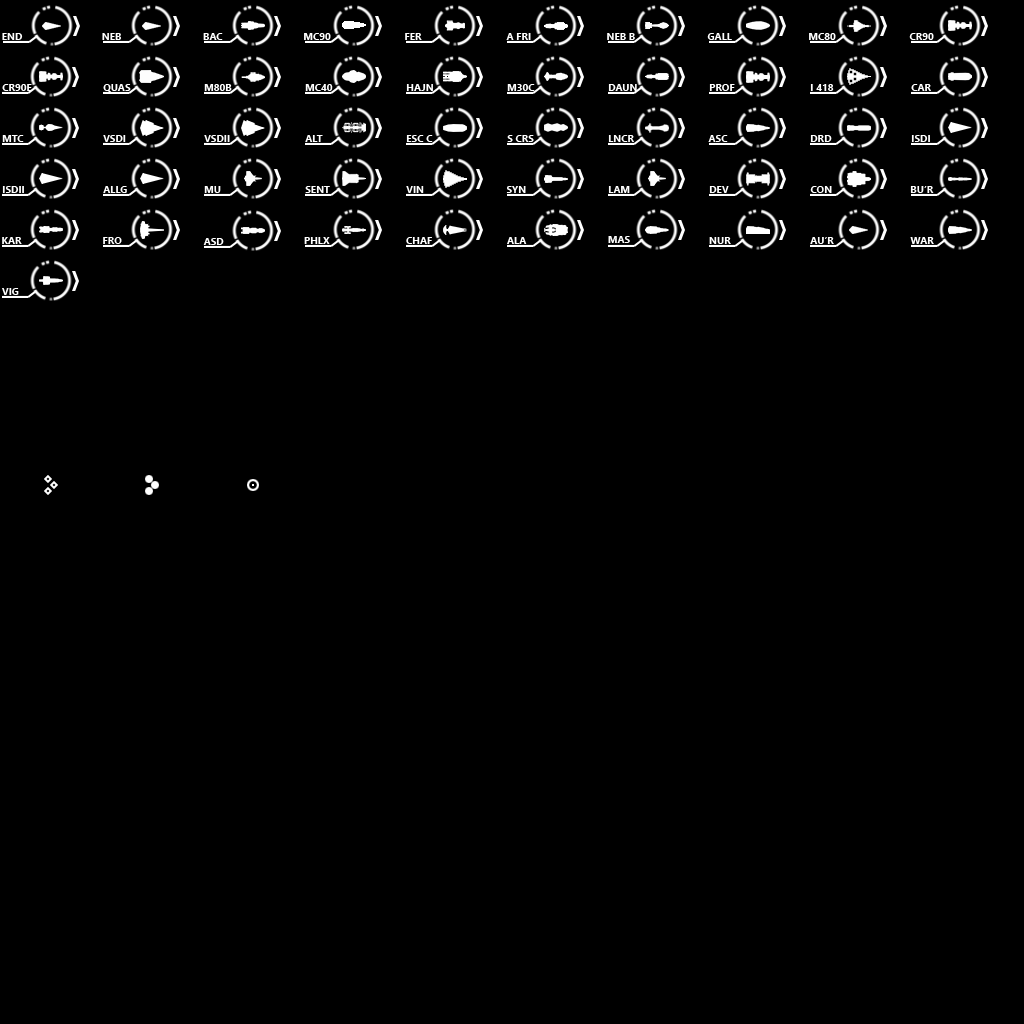
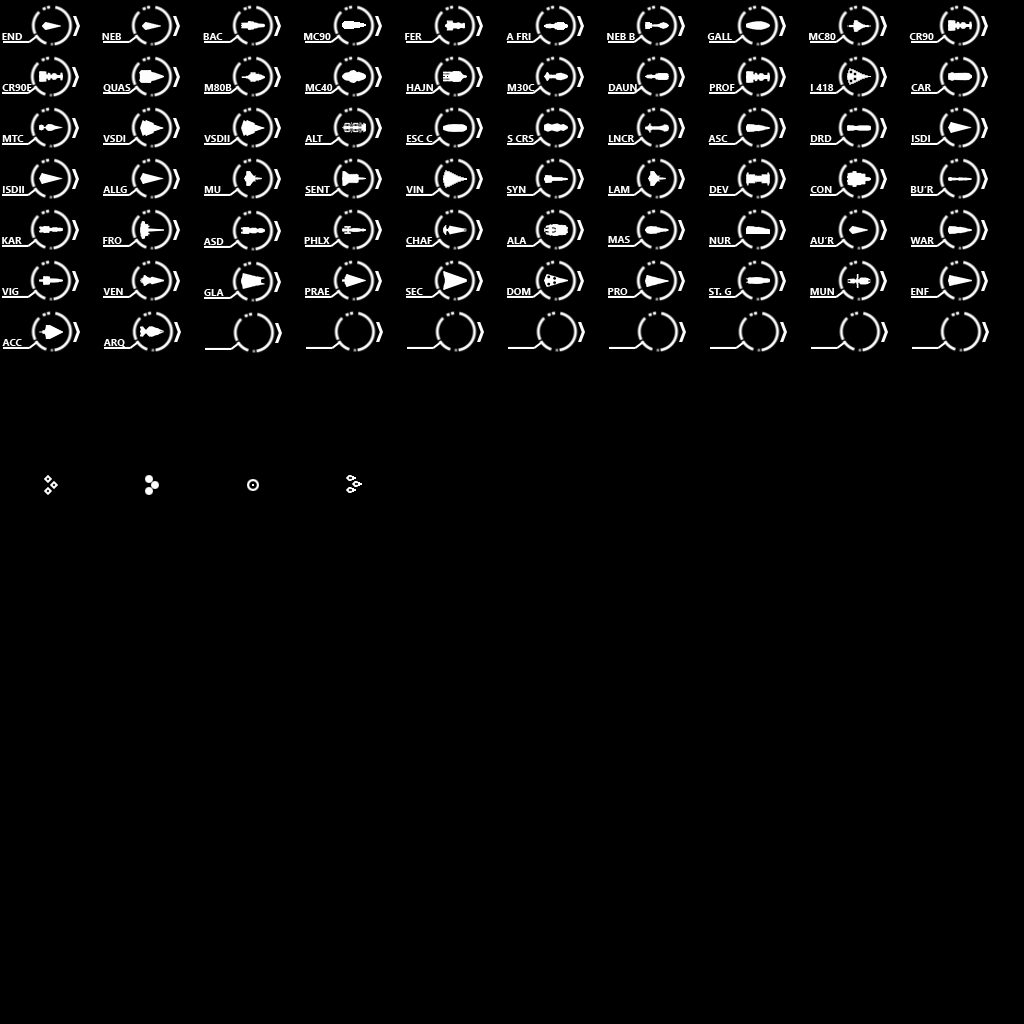
Layered file, before and after one edit (w=1024, h=1024). Changes by layer:
added layer "Venerator" in group "Icons" over box(140, 275, 164, 286)
added layer "Gladiator" in group "Icons" over box(241, 273, 265, 289)
added layer "Praetor" in group "Icons" over box(342, 274, 366, 287)
added layer "Secutor" in group "Icons" over box(443, 271, 467, 290)
added layer "Dominator" in group "Icons" over box(544, 274, 568, 287)
added layer "Procursator" in group "Icons" over box(645, 275, 669, 287)
added layer "Star Galleon" in group "Icons" over box(746, 277, 770, 284)
added layer "Munificent" in group "Icons" over box(847, 274, 871, 288)
added layer "Enforcer" in group "Icons" over box(948, 275, 972, 286)
added layer "Acclamator" in group "Icons" over box(39, 325, 63, 339)
added layer "Arquitens" in group "Icons" over box(140, 326, 164, 337)
added layer "Interceptor Squadron" in group "Icons" over box(346, 475, 362, 494)
added layer "VEN" in group "Names" over box(103, 288, 123, 295)
added layer "GLA" in group "Names" over box(204, 289, 224, 296)
added layer "PRAE" in group "Names" over box(305, 288, 330, 295)
added layer "SEC" in group "Names" over box(405, 288, 423, 295)
added layer "DOM" in group "Names" over box(507, 288, 531, 295)
added layer "PRO" in group "Names" over box(608, 288, 628, 295)
added layer "ST. G" in group "Names" over box(708, 288, 732, 295)
added layer "MUN" in group "Names" over box(810, 288, 834, 295)
added layer "ACC" in group "Names" over box(2, 339, 22, 346)
added layer "ARQ" in group "Names" over box(103, 339, 125, 347)
added layer "Layer 22" in group "Indicators" over box(3, 311, 989, 353)
renamed "Layer 17" to "Layer 21", moved it above "Layer 2", painted on it over box(103, 260, 988, 302)
…and 1 more changes (1 added)
